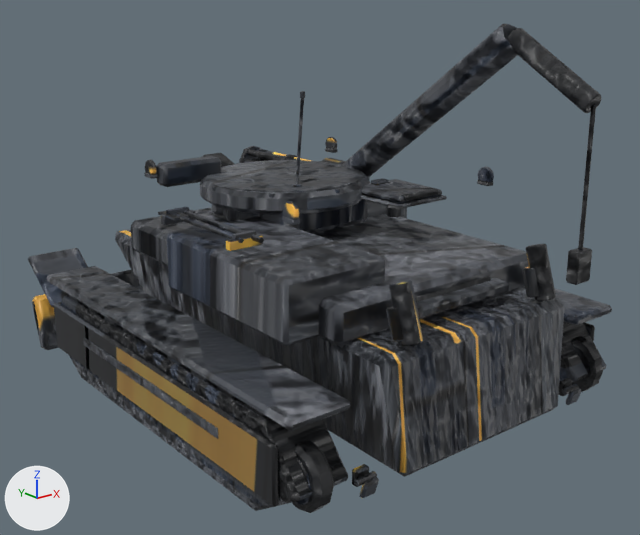
What one commit did to the FBX model unity/RogueCommandAssetAuthoring/Assets/RogueCommandExpansionSample/Models/SalvageHauler_Atlas.fbx.
Camera for both pictures: a camera (50 mm lens) standing at (-3.74, -4.73, 2.82) and looking at (0.0, -0.06, 0.95). Arrows for +X, +Y and +Z are at lower left; the lights stay in place. The first picture is the older version. Vertices at exactly the same position are counted once.

Before the edit, the objects in view are built like this:
```python
me_salvagehauler_unifiedmesh_data_001 = bpy.data.meshes.new('SalvageHauler_UnifiedMesh_Data.001')
me_salvagehauler_unifiedmesh_data_001.from_pydata(...)  # 7524 vertices, 7658 faces; spans x -1.4..1.4, y -1.79..1.97, z 0.04..2.62
me_salvagehauler_unifiedmesh_data_001.materials.append(mat_salvagehauler_material_atlas)
ob_salvagehauler_unifiedmesh = bpy.data.objects.new('SalvageHauler_UnifiedMesh', me_salvagehauler_unifiedmesh_data_001)
ob_salvagehauler_unifiedmesh.location = (0.0, 0.0, 0.0)
```
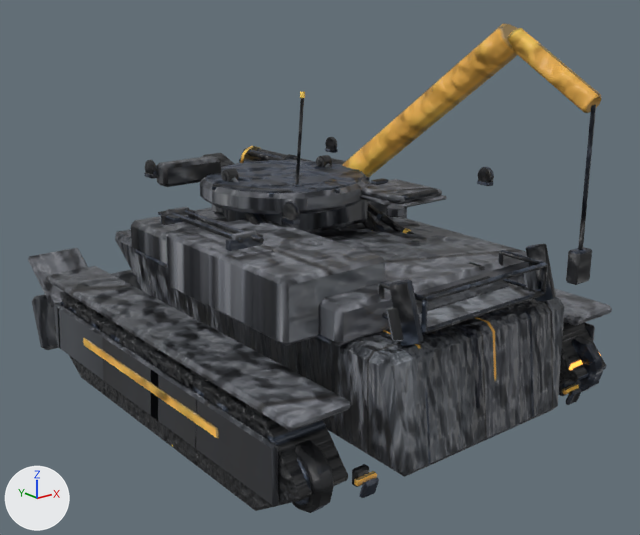
What differs and where, as boxes [x1, y1, x2, y2] in the pictures (640 x 535 px):
part 1 of me_salvagehauler_unifiedmesh_data_001, added: after [418, 283, 536, 327]
part 2 of me_salvagehauler_unifiedmesh_data_001, added: after [134, 155, 548, 344]
part 3 of me_salvagehauler_unifiedmesh_data_001, surface changed: [28, 24, 612, 511] in both

The change in detail:
me_salvagehauler_unifiedmesh_data_001 is used by ob_salvagehauler_unifiedmesh; location (0.0, 0.0, 0.0).
me_salvagehauler_unifiedmesh_data_001 had 7524 vertices, 7658 faces and spanned x -1.4..1.4, y -1.79..1.97, z 0.04..2.62.
me_salvagehauler_unifiedmesh_data_001 now has 10428 vertices, 10630 faces and spans x -1.4..1.4, y -1.79..1.97, z 0.04..2.62.
me_salvagehauler_unifiedmesh_data_001 part 1: the loose piece of 24 vertices spanning x -0.44..0.44, y -1.39..-0.65, z 1.02..1.09 is copied, and the copy is scaled about its middle by (1.12, 0.437, 0.384), then moved by (0.0, -0.4, 0.0); it spans x -0.48..0.48, y -1.58..-1.26, z 1.04..1.07.
me_salvagehauler_unifiedmesh_data_001 part 2: 2832 vertices added at x -0.86..0.86, y -1.6..1.5, z 0.8..1.63.
me_salvagehauler_unifiedmesh_data_001 part 3: 7613 kept faces spanning x -1.4..1.4, y -1.79..1.97, z 0.04..2.62 get new texture (UV) coordinates.
Other edits to the shape of me_salvagehauler_unifiedmesh_data_001 do not show in these pictures.
